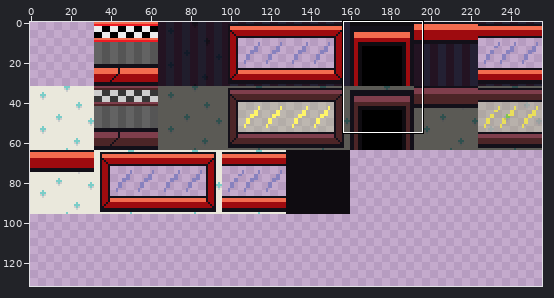
File history of a sprite sheet, sprites/spr_tileSet_walls_01/layers/b0a8098e-d8ae-4bde-aa63-c4f4fda29d82/8a9ca7cb-950a-4393-9450-180144e5ba3d.png. The first picture is a wide view before the edit; the outline marks the close-up.
Close-up. Before the commit:
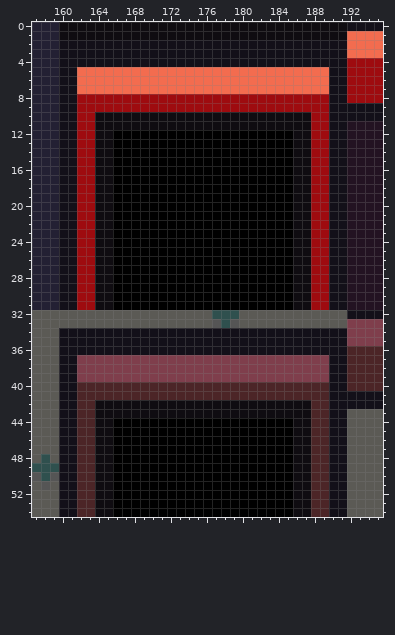
The file is 256x256 pixels. Colours within 5 levels of each other are drawn and written as one. Shown: x 157..195, y 0..54. The wide view leaves out empty margins. The commit also changed other parts of the picture, which this record leaves out.
After:
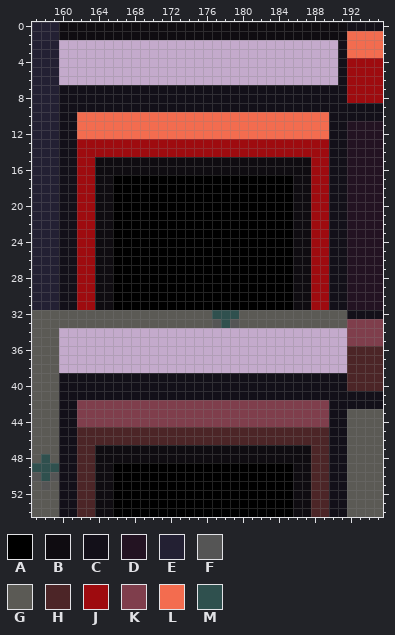
Palette (. is transparent): A #000000  B #0f0c11  C #131019  D #231322  E #232033  F #555555  G #5b5a55  H #4c2527  J #9e0b0f  K #7f3e4c  L #f36c4f  M #2f504e
From old to new:
y 2..4: x 160..190 CCCCCCCCCCCCCCCCCCCCCCCCCCCCCCC -> ...............................
y 5..6: x 160..190 CCLLLLLLLLLLLLLLLLLLLLLLLLLLLLC -> ...............................
y 7: x 162..189 LLLLLLLLLLLLLLLLLLLLLLLLLLLL -> CCCCCCCCCCCCCCCCCCCCCCCCCCCC
y 8..9: x 162..189 JJJJJJJJJJJJJJJJJJJJJJJJJJJJ -> CCCCCCCCCCCCCCCCCCCCCCCCCCCC
y 10..11: x 162..189 JJBBBBBBBBBBBBBBBBBBBBBBBBJJ -> LLLLLLLLLLLLLLLLLLLLLLLLLLLL
y 12: x 162..189 JJBBAAAAAAAAAAAAAAAAAAAABBJJ -> LLLLLLLLLLLLLLLLLLLLLLLLLLLL
y 13..14: x 164..187 BBAAAAAAAAAAAAAAAAAAAABB -> JJJJJJJJJJJJJJJJJJJJJJJJ
y 15..16: x 166..185 AAAAAAAAAAAAAAAAAAAA -> BBBBBBBBBBBBBBBBBBBB
y 34..36: x 160..191 CCCCCCCCCCCCCCCCCCCCCCCCCCCCCCCC -> ................................
y 37..38: x 160..191 CCKKKKKKKKKKKKKKKKKKKKKKKKKKKKCC -> ................................
y 39: x 162..189 KKKKKKKKKKKKKKKKKKKKKKKKKKKK -> CCCCCCCCCCCCCCCCCCCCCCCCCCCC
y 40..41: x 162..189 HHHHHHHHHHHHHHHHHHHHHHHHHHHH -> CCCCCCCCCCCCCCCCCCCCCCCCCCCC
y 42..43: x 162..189 HHBBBBBBBBBBBBBBBBBBBBBBBBHH -> KKKKKKKKKKKKKKKKKKKKKKKKKKKK
y 44: x 162..189 HHBBAAAAAAAAAAAAAAAAAAAABBHH -> KKKKKKKKKKKKKKKKKKKKKKKKKKKK
y 45..46: x 164..187 BBAAAAAAAAAAAAAAAAAAAABB -> HHHHHHHHHHHHHHHHHHHHHHHH
y 47..48: x 166..185 AAAAAAAAAAAAAAAAAAAA -> BBBBBBBBBBBBBBBBBBBB
